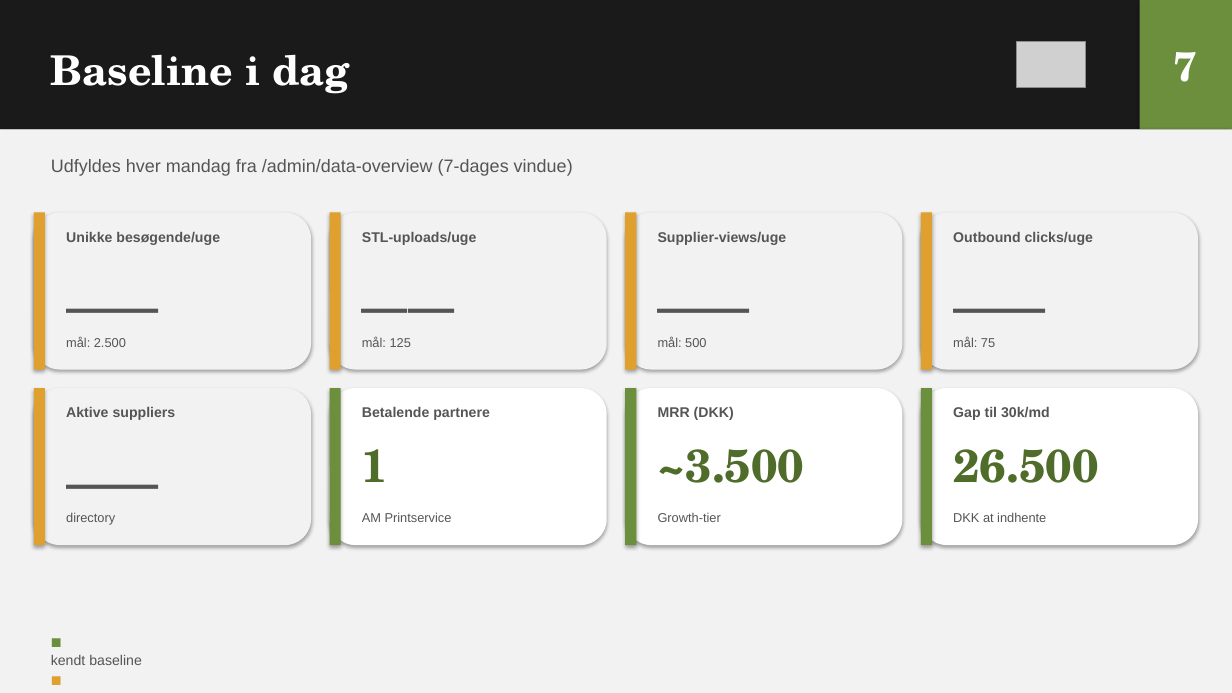
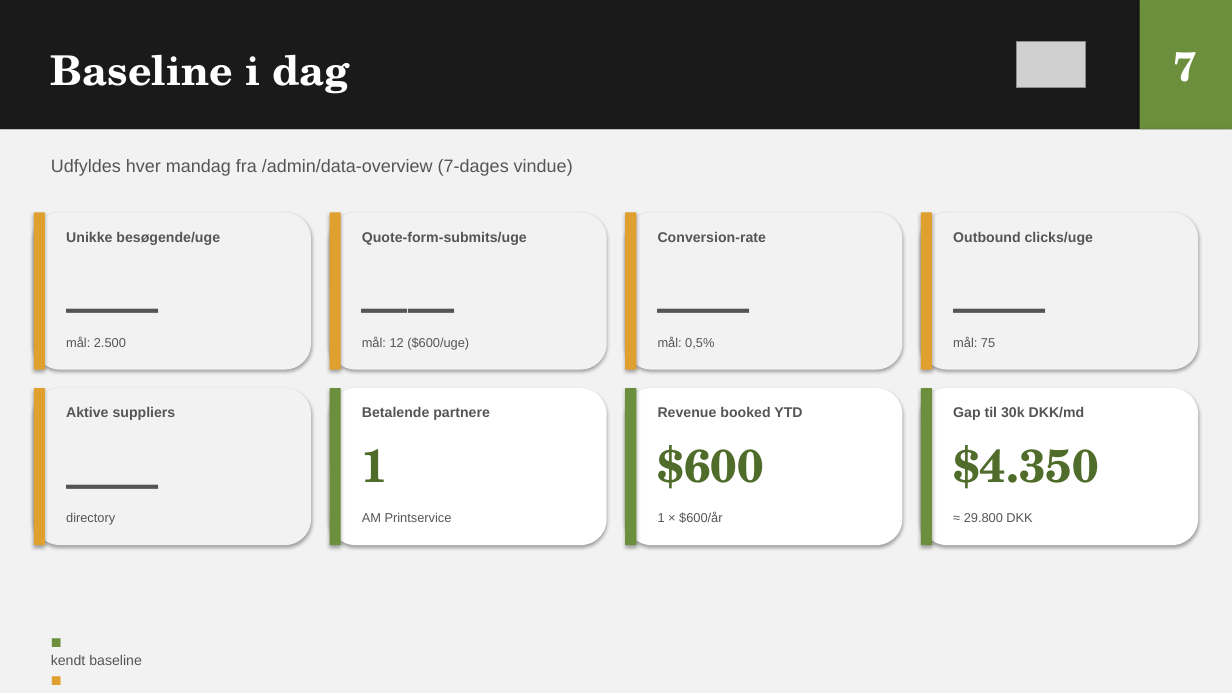
Before and after one commit to chrnymark-web/amsupplycheck, a slide deck: slide 7 of SupplyCheck_Weekly_KPI_Deck.pptx. Drawn at 1232x693 pixels with LibreOffice and Linux fonts; fonts in the diff are those of the drawing; grey boxes stand for pictures. Boxes give left, top, right and bottom in pixels: in the first picture for what was removed or moved away, otherwise in the second. Text is boxed around its words. In the diff, an @@ line names an element or a change of style, - is before the commit and + after.

```diff
--- a/SupplyCheck_Weekly_KPI_Deck.pptx
+++ b/SupplyCheck_Weekly_KPI_Deck.pptx
@@ text at box(362, 232, 527, 245): text changed @@
-STL-uploads/uge
+Quote-form-submits/uge
@@ text at box(658, 232, 766, 242): text changed @@
-Supplier-views/uge
+Conversion-rate
@@ text at box(362, 337, 469, 350): text changed @@
-mål: 125
+mål: 12 ($600/uge)
@@ text at box(658, 337, 714, 349): text changed @@
-mål: 500
+mål: 0,5%
@@ text at box(658, 407, 802, 417): text changed @@
-MRR (DKK)
+Revenue booked YTD
@@ text at box(953, 407, 1085, 420): text changed @@
-Gap til 30k/md
+Gap til 30k DKK/md
@@ text at box(658, 445, 764, 489): text changed @@
-~3.500
+$600
@@ text at box(953, 445, 1098, 489): text changed @@
-26.500
+$4.350
@@ text at box(658, 512, 722, 523): text changed @@
-Growth-tier
+1 × $600/år
@@ text at box(964, 513, 1032, 522): text changed @@
-DKK at indhente
+≈ 29.800 DKK
```
Also in this commit, not shown: 8 other slides changed, 1 slide added, 1 slide removed, 1 other file.
